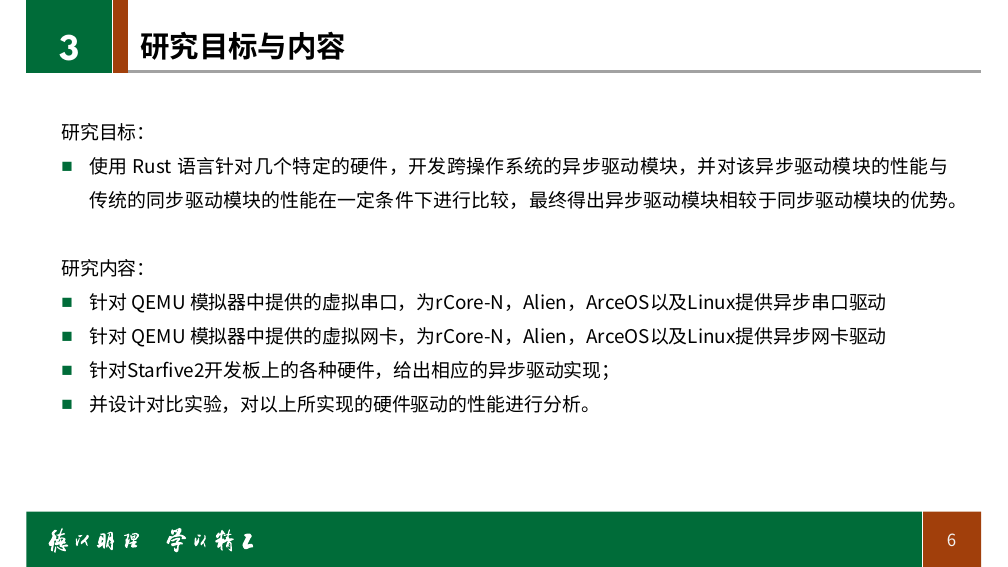
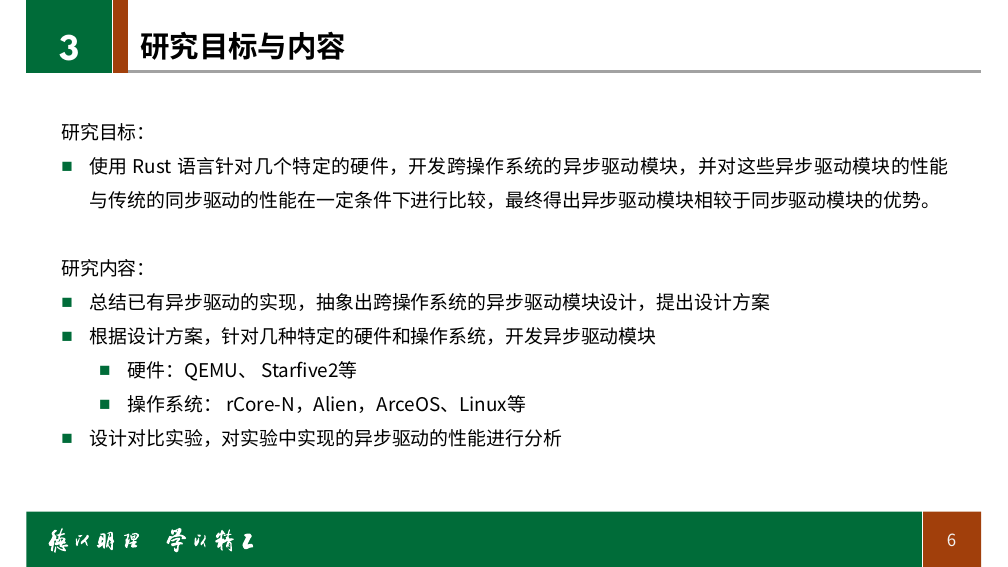
Before and after one commit to BITcyman/Rust-os-learning, a slide deck: slide 6 of report/毕业设计开题报告.pptx. Drawn at 1008x567 pixels with LibreOffice and Linux fonts; fonts in the diff are those of the drawing; background and template pictures are left out. Boxes give left, top, right and bottom in pixels: in the first picture for what was removed or moved away, otherwise in the second. Text is boxed around its words. In the diff, an @@ line names an element or a change of style, - is before the commit and + after.

```diff
--- a/report/毕业设计开题报告.pptx
+++ b/report/毕业设计开题报告.pptx
@@ text at (x1=90, y1=157, x2=949, y2=209): text changed @@
-■ 使用 Rust 语言针对几个特定的硬件，开发跨操作系统的异步驱动模块，并对该异步驱动模块的性能与传统的同步驱动模块的性能在一定条件下进行比较，最终得出异步驱动模块相较于同步驱动模块的优势。
+■ 使用 Rust 语言针对几个特定的硬件，开发跨操作系统的异步驱动模块，并对这些异步驱动模块的性能与传统的同步驱动的性能在一定条件下进行比较，最终得出异步驱动模块相较于同步驱动模块的优势。
@@ text at (x1=90, y1=293, x2=770, y2=447): text changed @@
-■ 针对 QEMU 模拟器中提供的虚拟串口，为rCore-N，Alien，ArceOS以及Linux提供异步串口驱动
-■ 针对 QEMU 模拟器中提供的虚拟网卡，为rCore-N，Alien，ArceOS以及Linux提供异步网卡驱动
-■ 针对Starfive2开发板上的各种硬件，给出相应的异步驱动实现；
-■ 并设计对比实验，对以上所实现的硬件驱动的性能进行分析。
+■ 总结已有异步驱动的实现，抽象出跨操作系统的异步驱动模块设计，提出设计方案
+■ 根据设计方案，针对几种特定的硬件和操作系统，开发异步驱动模块
+  ■ 硬件：QEMU、 Starfive2等
+  ■ 操作系统： rCore-N，Alien，ArceOS、Linux等
+■ 设计对比实验，对实验中实现的异步驱动的性能进行分析
```
Also in this commit, not shown: 5 other slides changed, 1 slide added.
